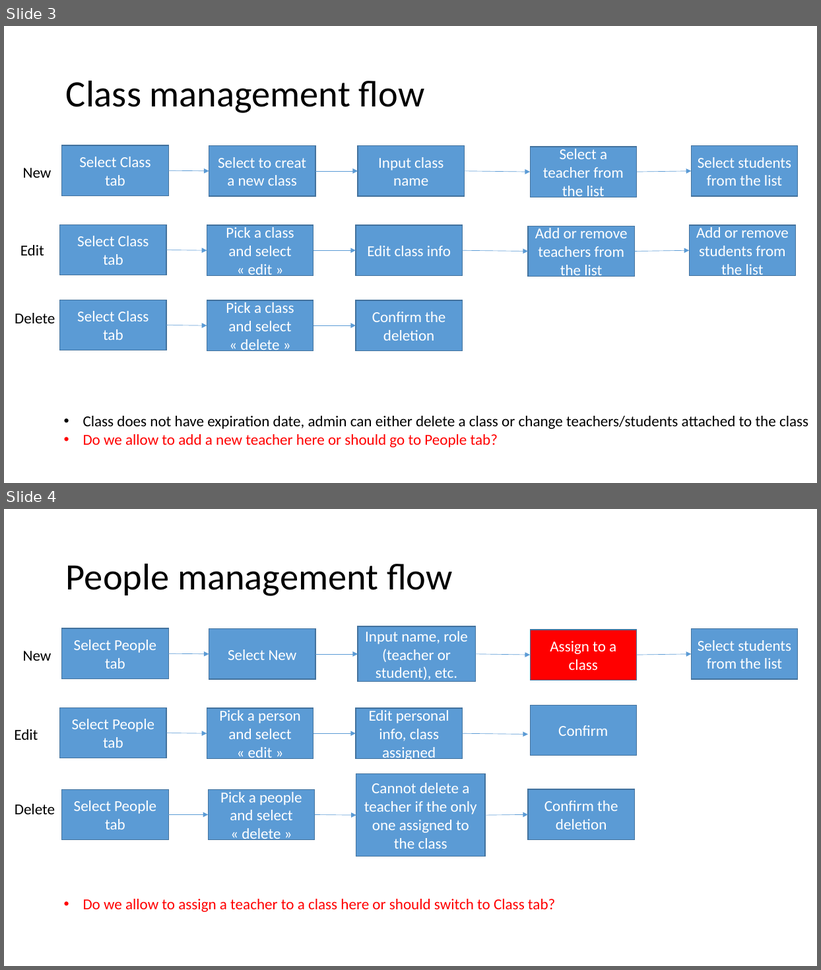
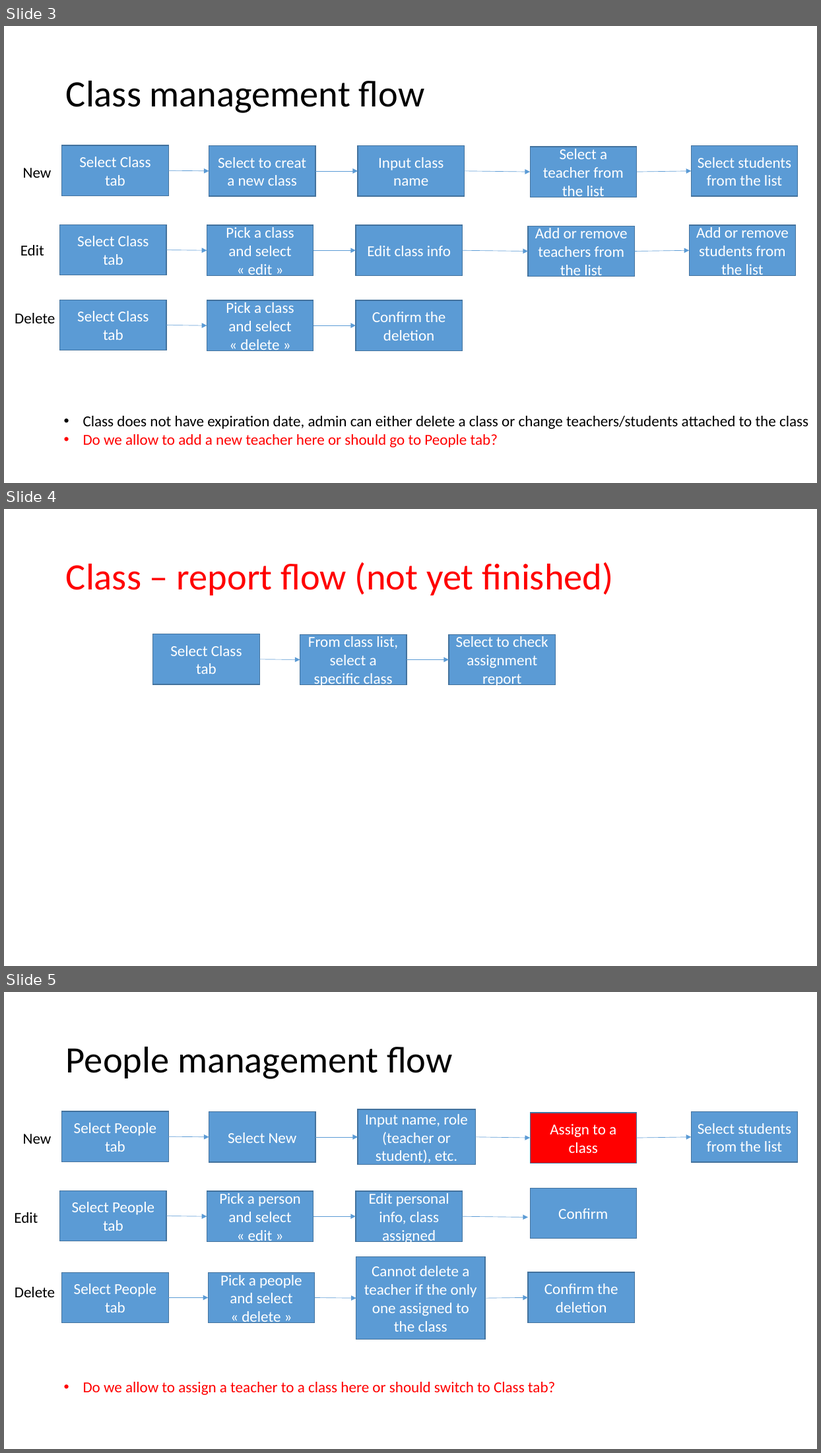
Before and after one commit to Wu-Fei/Parrot-Wireframe, a slide deck: Admin tool flow.pptx. Shown one above the other, each under a label of ours: slides 3 and 4 before the commit, slides 3, 4 and 5 after it. The pictures are 821x970 and 821x1453 pixels, drawn with LibreOffice and Linux fonts; fonts in the diff are those of the drawing. Boxes give left, top, right and bottom in pixels: in the first picture for what was removed or moved away, otherwise in the second. Text is boxed around its words. In the diff, an @@ line names an element or a change of style, - is before the commit and + after.

```diff
--- a/Admin tool flow.pptx
+++ b/Admin tool flow.pptx
@@ slide 4 added at [4, 509, 817, 966], background #FFFFFF @@
@@ title added at [66, 562, 614, 595], 44 pt, text #FF0000 @@
+Class – report flow (not yet finished)
@@ rectangle added at [153, 634, 259, 685], fill #5B9BD5, outline #43739E 1 pt, 18 pt, text #FFFFFF @@
+Select Class tab
@@ rectangle added at [300, 634, 407, 685], fill #5B9BD5, outline #43739E 1 pt, 18 pt, text #FFFFFF @@
+From class list, select a specific class
@@ rectangle added at [450, 634, 556, 685], fill #5B9BD5, outline #43739E 1 pt, 18 pt, text #FFFFFF @@
+Select to check assignment report
@@ arrow added from (259, 659) to (300, 659), #5B9BD5 0.5 pt @@
@@ arrow added from (407, 659) to (450, 659), #5B9BD5 0.5 pt @@
@@ what was slide 4 is now slide 5 @@
```
Also in this commit, not shown: 1 other file.
